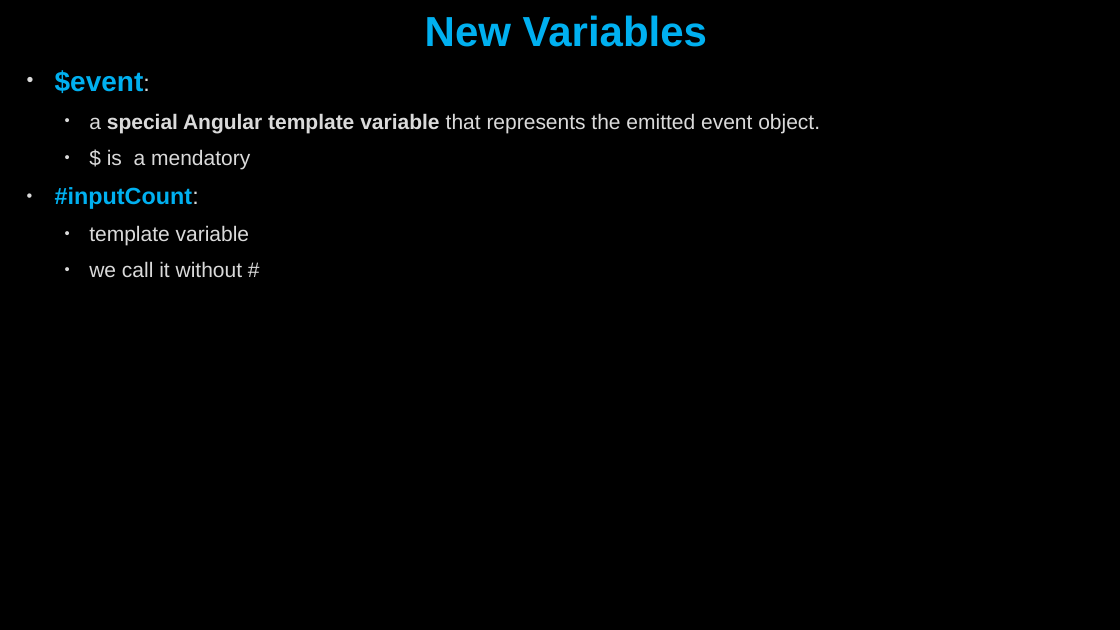
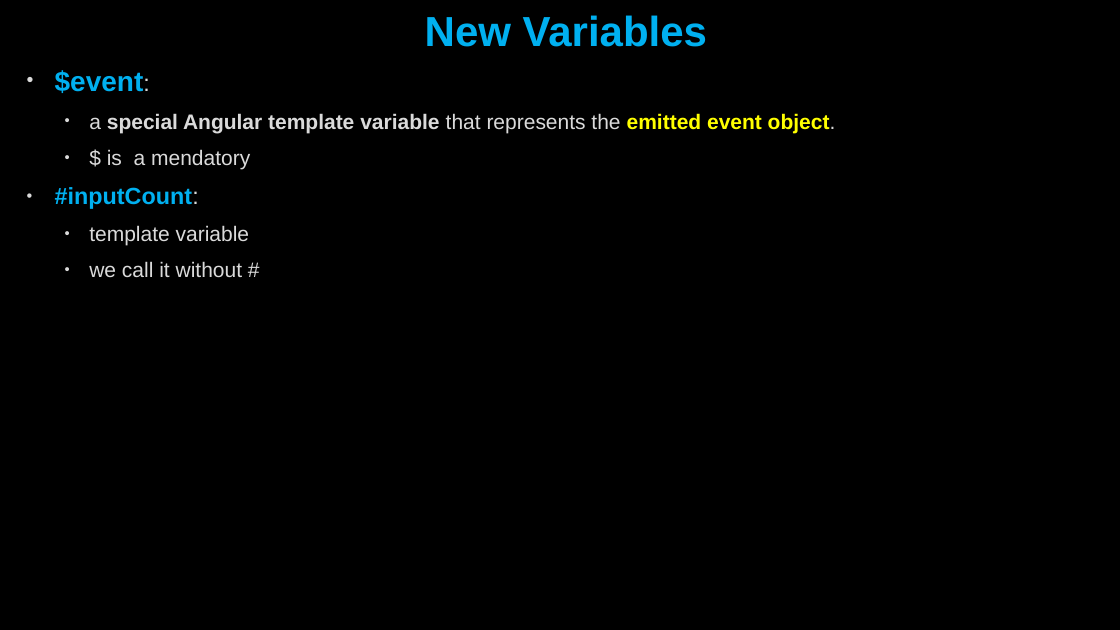
Before and after one commit to AhmedMohamedSamir1/Summary, a slide deck: slide 64 of Angular & type script/Angular.pptx (slide 60 before the commit). Drawn at 1120x630 pixels with LibreOffice and Linux fonts; fonts in the diff are those of the drawing; background and template pictures are left out. Boxes give left, top, right and bottom in pixels: in the first picture for what was removed or moved away, otherwise in the second. Text is boxed around its words. In the diff, an @@ line names an element or a change of style, - is before the commit and + after.

```diff
--- a/Angular & type script/Angular.pptx
+++ b/Angular & type script/Angular.pptx
@@ text at box(89, 113, 836, 133): text colour #DADADA to #FFFF00, bold on in "emitted event object." @@
```
Also in this commit, not shown: 6 other slides changed, 7 slides added, 1 slide removed.
